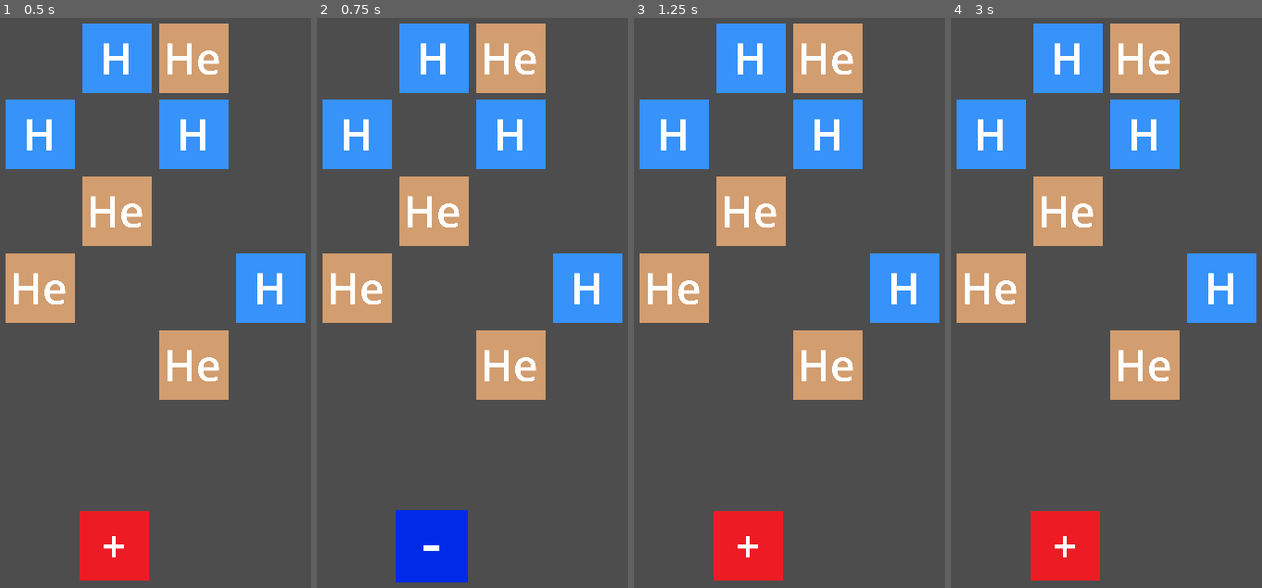
Above: before the commit, frames 1-4 (left to right).
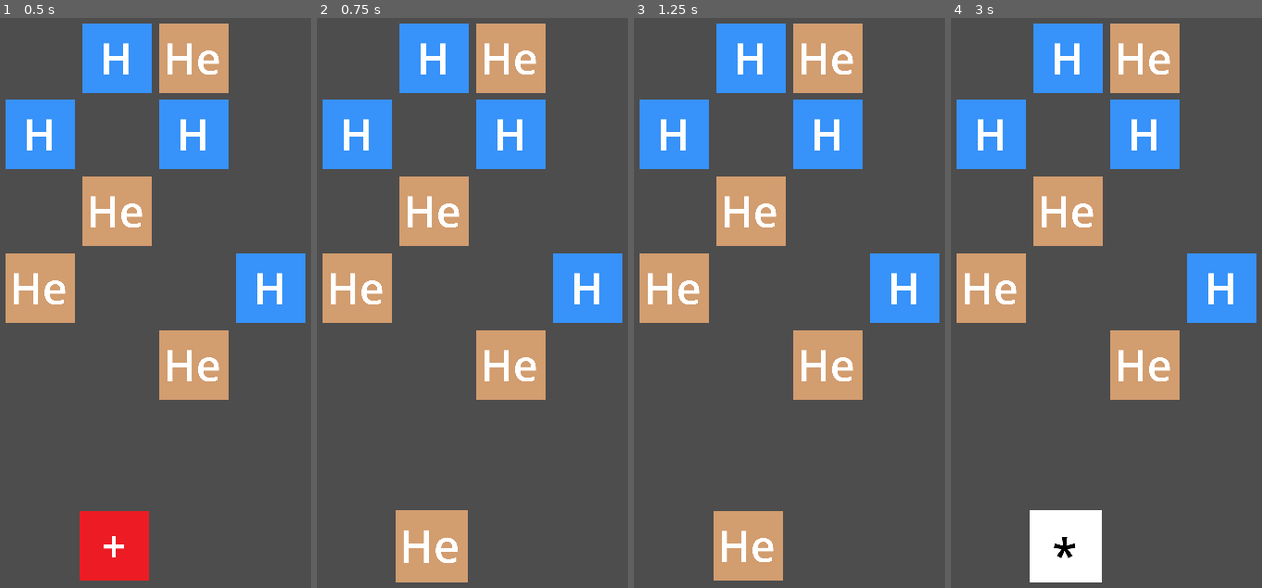
Above: after the commit, the same moments.

Repository: Ultree1/Moleculo
Game: Godot game, scene res://scenes/game_window.tscn
Same seed, same stepped clock (60 frames per second), same inputs: the game is played once before the commit and once after it.
Inputs (mouse positions are in pixels of both pictures, inside the frame that each line leads up to):
- Up to frame 1 (0.5 s): no input
- Up to frame 2 (0.75 s): tap Enter at 0.5 s; move the mouse to (522, 228) at 0.52 s; tap 2 (select_helium) at 0.6 s
- Up to frame 3 (1.25 s): tap = (select_plus) at 0.8 s
- Up to frame 4 (3 s): tap Space at 1.25, 2.75 s; move the mouse to (982, 303) at 1.27 s; tap = (select_plus) at 1.35 s; click (982, 303) at 1.55 s; tap Enter at 2 s; move the mouse to (1106, 103) at 2.02 s; click (1106, 103) at 2.1 s; tap E (key_e, bound only after the commit) at 2.3, 2.85 s; move the mouse to (1044, 411) at 2.77 s

Frame 1 is identical in both runs. In frame 2, 2.9% of the frame differs, in the area x 25-49%, y 86-100%; in frame 3, 2.7%; in frame 4, 2.9%.

Commit message:
Version1.3

Diff:
--- a/project.godot
+++ b/project.godot
@@ -82,6 +82,26 @@
 "events": [Object(InputEventMouseButton,"resource_local_to_scene":false,"resource_name":"","device":-1,"window_id":0,"a …(258 unchanged characters)…
 ]
 }
+key_q={
+"deadzone": 0.5,
+"events": [Object(InputEventKey,"resource_local_to_scene":false,"resource_name":"","device":-1,"window_id":0,"alt_pressed":false,"shift_pressed":false,"ctrl_pressed":false,"meta_pressed":false,"pressed":false,"keycode":0,"physical_keycode":81,"key_label":0,"unicode":113,"location":0,"echo":false,"script":null)
+]
+}
+key_w={
+"deadzone": 0.5,
+"events": [Object(InputEventKey,"resource_local_to_scene":false,"resource_name":"","device":-1,"window_id":0,"alt_pressed":false,"shift_pressed":false,"ctrl_pressed":false,"meta_pressed":false,"pressed":false,"keycode":0,"physical_keycode":87,"key_label":0,"unicode":119,"location":0,"echo":false,"script":null)
+]
+}
+key_e={
+"deadzone": 0.5,
+"events": [Object(InputEventKey,"resource_local_to_scene":false,"resource_name":"","device":-1,"window_id":0,"alt_pressed":false,"shift_pressed":false,"ctrl_pressed":false,"meta_pressed":false,"pressed":false,"keycode":0,"physical_keycode":69,"key_label":0,"unicode":101,"location":0,"echo":false,"script":null)
+]
+}
+key_r={
+"deadzone": 0.5,
+"events": [Object(InputEventKey,"resource_local_to_scene":false,"resource_name":"","device":-1,"window_id":0,"alt_pressed":false,"shift_pressed":false,"ctrl_pressed":false,"meta_pressed":false,"pressed":false,"keycode":0,"physical_keycode":82,"key_label":0,"unicode":114,"location":0,"echo":false,"script":null)
+]
+}
 
 [rendering]
 
--- a/scenes/atom.tscn
+++ b/scenes/atom.tscn
@@ -42,6 +42,8 @@
 [node name="atom" type="Node2D"]
 scale = Vector2(4, 4)
 script = ExtResource("1_2t0b0")
+movement_time = 0.2
+total_merge_time = 0.2
 movement_speed = 3.0
 
 [node name="Label" type="Label" parent="."]
--- a/scenes/atoms/beryllium_atom.tscn
+++ b/scenes/atoms/beryllium_atom.tscn
@@ -11,4 +11,4 @@
 text = "Be"
 
 [node name="Sprite" parent="." index="1"]
-modulate = Color(0.435451, 0.537099, 0.327861, 1)
+modulate = Color(0.279133, 0.561656, 0.454283, 1)
--- /dev/null
+++ b/scenes/atoms/boron_atom.tscn
@@ -0,0 +1,12 @@
+[gd_scene load_steps=2 format=3 uid="uid://bb8g6vwka13n5"]
+
+[ext_resource type="PackedScene" uid="uid://rlkyxbjk2kyc" path="res://scenes/atom.tscn" id="1_fej8p"]
+
+[node name="atom" instance=ExtResource("1_fej8p")]
+value = 5
+
+[node name="Label" parent="." index="0"]
+text = "B"
+
+[node name="Sprite" parent="." index="1"]
+modulate = Color(0.462455, 0.519612, 0.590983, 1)
--- /dev/null
+++ b/scenes/atoms/carbon_atom.tscn
@@ -0,0 +1,12 @@
+[gd_scene load_steps=2 format=3 uid="uid://cqx3pg14iknbd"]
+
+[ext_resource type="PackedScene" uid="uid://rlkyxbjk2kyc" path="res://scenes/atom.tscn" id="1_baurb"]
+
+[node name="atom" instance=ExtResource("1_baurb")]
+value = 6
+
+[node name="Label" parent="." index="0"]
+text = "C"
+
+[node name="Sprite" parent="." index="1"]
+modulate = Color(0.0910039, 0.10012, 0.120617, 1)
--- a/scenes/atoms/lithium_atom.tscn
+++ b/scenes/atoms/lithium_atom.tscn
@@ -9,4 +9,4 @@
 text = "Li"
 
 [node name="Sprite" parent="." index="1"]
-modulate = Color(0.544367, 0.7, 0.378, 1)
+modulate = Color(0.894151, 0.483636, 0.705996, 1)
--- /dev/null
+++ b/scenes/atoms/neutrino.tscn
@@ -0,0 +1,15 @@
+[gd_scene load_steps=2 format=3 uid="uid://dehbjhiuyybxc"]
+
+[ext_resource type="PackedScene" uid="uid://rlkyxbjk2kyc" path="res://scenes/atom.tscn" id="1_xbiu4"]
+
+[node name="atom" instance=ExtResource("1_xbiu4")]
+value = 8
+ability = "multiply"
+
+[node name="Label" parent="." index="0"]
+self_modulate = Color(0, 0, 0, 1)
+offset_left = -5.75
+offset_top = -11.0
+offset_right = 222.25
+offset_bottom = 535.0
+text = "*"
--- /dev/null
+++ b/scenes/atoms/nitrogen_atom.tscn
@@ -0,0 +1,12 @@
+[gd_scene load_steps=2 format=3 uid="uid://bn4hwsays0yk0"]
+
+[ext_resource type="PackedScene" uid="uid://rlkyxbjk2kyc" path="res://scenes/atom.tscn" id="1_4oyim"]
+
+[node name="atom" instance=ExtResource("1_4oyim")]
+value = 7
+
+[node name="Label" parent="." index="0"]
+text = "N"
+
+[node name="Sprite" parent="." index="1"]
+modulate = Color(0.384, 0.384, 0.8, 1)
--- /dev/null
+++ b/scenes/atoms/oxygen_atom.tscn
@@ -0,0 +1,12 @@
+[gd_scene load_steps=2 format=3 uid="uid://0n7t4wd2xb0l"]
+
+[ext_resource type="PackedScene" uid="uid://rlkyxbjk2kyc" path="res://scenes/atom.tscn" id="1_t3jhc"]
+
+[node name="atom" instance=ExtResource("1_t3jhc")]
+value = 8
+
+[node name="Label" parent="." index="0"]
+text = "O"
+
+[node name="Sprite" parent="." index="1"]
+modulate = Color(0.433395, 0.684536, 0.95687, 1)
--- a/scripts/Grid.gd
+++ b/scripts/Grid.gd
@@ -25,12 +25,16 @@
 	preload("res://scenes/atoms/helium_atom.tscn"),
 	preload("res://scenes/atoms/lithium_atom.tscn"),
 	preload("res://scenes/atoms/beryllium_atom.tscn"),
-
+	preload("res://scenes/atoms/boron_atom.tscn"),
+	preload("res://scenes/atoms/carbon_atom.tscn"),
+	preload("res://scenes/atoms/nitrogen_atom.tscn"),
+	preload("res://scenes/atoms/oxygen_atom.tscn")
 	]
 
 var special_atoms = [
 	preload("res://scenes/atoms/plus.tscn"),
-	preload("res://scenes/atoms/minus.tscn")
+	preload("res://scenes/atoms/minus.tscn"),
+	preload("res://scenes/atoms/neutrino.tscn")
 ]
 
 var held_atom = random_atom()
@@ -55,63 +59,74 @@
 	return array
 
 func merge_at(column, row):
-
+	print("merge called")
 	var storedValue = null
-
+	var left = []
+	var right = []
+	var up = []
+	var down = []
 	var center = atomArray[column][row]
-
-	var left = atomArray[posmod(column-1,width)][row]
-	var right = atomArray[posmod(column+1,width)][row]
-
-	var left2 = atomArray[posmod(column-2,width)][row]
-	var right2 = atomArray[posmod(column+2,width)][row]
-
-	var up = atomArray[column][posmod(row+1,width)]
-	var down = atomArray[column][posmod(row-1,width)]
-
-	var up2 = atomArray[column][posmod(row+2,width)]
-	var down2 = atomArray[column][posmod(row-2,width)]
-
+	var merge_time = center.total_merge_time
+	for i in range(0,2):
+		left.append(atomArray[posmod(column-(i+1),width)][row])
+		right.append(atomArray[posmod(column+(i+1),width)][row])
+		up.append(atomArray[column][posmod(row+(i+1),width)])
+		down.append(atomArray[column][posmod(row-(i+1),width)])
+
+	print(left)
 	#check if left and right neighboring atoms exist and aren't empty spaces
-	if left != null && right != null:
-		if left.value == right.value:
-			#storedValue is the value that the plus atom will end up being by the end of the merging process
-			if center.ability == "plus" && center != null:
-				storedValue = left.value
-			else:
-				storedValue = center.value
-			#delete left, right, and center atom
-
-			delete_atom(posmod(column-1,width), row)
-			delete_atom(posmod(column+1,width), row)
-			delete_atom(column, row)
-			#spawn new atom with proper value
-			spawn_atom(column, row, possible_atoms[storedValue+1])
-
-			#pull all atoms in row towards plus atom
-			move_atom(posmod(column-2, width), row, posmod(column-1,width), row)
-			move_atom(posmod(column+2, width), row, posmod(column+1,width), row)
-			merge_at(column, row)
-			return
-
-
-	if down != null && up != null:
-		if down.value == up.value:
-			if center.ability == "plus" && center != null:
-				storedValue = up.value
-			else:
-				storedValue = center.value
-			#delete left and right atom, then the plus itself
-			delete_atom(down)
-			delete_atom(up)
-			delete_atom(column, row)
-			#replace plus with the final value
-			spawn_atom(column, row, possible_atoms[storedValue+1])
-			#MAKE SURE TO ADD CHECK FOR NULL INSTANCE IN ATOM ARRAY
-			move_atom(column, posmod(row+2, height), column, posmod(row+1, height))
-			move_atom(column, posmod(row-2, height), column, posmod(row-1, height))
-			merge_at(column, row)
-			return
+	for i in range(0, 2):
+		if (left[i] != null && right[i] != null) && (left[i].value == right[i].value):
+				#storedValue is the value that the plus atom will end up being by the end of the merging process
+				if storedValue == null:
+					storedValue = left[i].value
+				else:
+					if left[i].value >= atomArray[column][row].value:
+						storedValue = left[i].value + 1
+					else:
+						storedValue += 1
+				#delete left, right, and center atom
+				left[i].z_index = -i
+				right[i].z_index = -i
+				left[i].move(column, row)
+				right[i].move(column, row)
+				await get_tree().create_timer(merge_time).timeout
+				delete_atom(left[i])
+				delete_atom(right[i])
+				delete_atom(column, row)
+				#spawn new atom with proper value
+				spawn_atom(column, row, possible_atoms[storedValue+1])
+				print(i)
+		else:
+			break
+	for i in range(0, 2):
+		if (down[i] != null && up[i] != null) && (down[i].value == up[i].value):
+				#storedValue is the value that the plus atom will end up being by the end of the merging process
+
+				if storedValue == null:
+					storedValue = down[i].value
+				else:
+					if up[i].value >= atomArray[column][row].value:
+						storedValue = down[i].value + 1
+					else:
+						storedValue += 1
+				#delete left, right, and center atom
+				down[i].z_index = -i
+				up[i].z_index = -i
+				down[i].move(column, row)
+				up[i].move(column, row)
+				await get_tree().create_timer(merge_time).timeout
+				delete_atom(up[i])
+				delete_atom(down[i])
+				delete_atom(column, row)
+				#spawn new atom with proper value
+				spawn_atom(column, row, possible_atoms[storedValue+1])
+
+		else:
+			break
+	if storedValue != null:
+		grid_logic()
+
 
 func random_atom():
 	var rand = floor(randf_range(0,2))
@@ -157,9 +172,6 @@
 	atom.position = grid_to_pixel(x, y)
 	atom.scale = Vector2(atom_scale, atom_scale)
 	atomArray[x][y] = atom
-	if atomArray[x][y].ability == "plus":
-		merge_at(x,y)
-		print(atomArray)
 
 func move_atom(x1,y1, x2,y2):
 	var atom = atomArray[x1][y1]
@@ -169,11 +181,19 @@
 
 func atom_select():
 	if Input.is_action_just_pressed("select_plus"):
-		cycle_held_atom(possible_atoms[0])
+		pass
 	if Input.is_action_just_pressed("select_hydrogen"):
 		cycle_held_atom(possible_atoms[1])
 	if Input.is_action_just_pressed("select_helium"):
+		cycle_held_atom(possible_atoms[2])
+	if Input.is_action_just_pressed("key_q"):
+		cycle_held_atom(possible_atoms[0])
+	if Input.is_action_just_pressed("key_w"):
 		cycle_held_atom(special_atoms[1])
+	if Input.is_action_just_pressed("key_e"):
+		cycle_held_atom(special_atoms[2])
+	if Input.is_action_just_pressed("key_r"):
+		cycle_held_atom(possible_atoms[0])
 
 func erase_input():
 	if Input.is_action_pressed("ui_erase"):
@@ -221,21 +241,25 @@
 				if atomArray[x][y] != null:
 					cycle_held_atom(atomArray[x][y])
 					delete_atom(atomArray[x][y])
-			if atomArray[x][y] == null:
+			if held_atom_instance.ability == "multiply":
+				if atomArray[x][y] != null:
+					cycle_held_atom(atomArray[x][y])
+			if atomArray[x][y] == null && (held_atom_instance.ability == "" or held_atom_instance.ability == "plus"):
 				#delete last held atom instance
 				held_atom_instance.queue_free()
 
 				spawn_atom(x,y, held_atom)
 				#update held atom with random atom (random atom returns an atom instance of
 				cycle_held_atom(random_atom())
-
+				grid_logic()
+func grid_logic():
+	for i in width:
+		for j in height:
+			if atomArray[i][j] != null && atomArray[i][j].ability == "plus":
+				merge_at(i,j)
 
 # Called every frame. 'delta' is the elapsed time since the previous frame.
 func _process(delta: float) -> void:
 	touch_input()
 	erase_input()
 	atom_select()
-	for i in width:
-		for j in height:
-			if atomArray[i][j] != null && atomArray[i][j].ability == "plus":
-				merge_at(i,j)
--- a/scripts/atom.gd
+++ b/scripts/atom.gd
@@ -10,7 +10,8 @@
 @onready var sprite = $Sprite
 @onready var grid = get_parent()
 @onready var anim = $AnimationPlayer
-
+@export var movement_time: float
+@export var total_merge_time: float
 @export var movement_speed:float = 1
 var velocity = Vector2(0,0)
 
@@ -24,13 +25,10 @@
 	appear()
 
 
-func move(direction):
-	var original_position = position
-	velocity = direction*(grid.offset*movement_speed)
-	await get_tree().create_timer(1/movement_speed).timeout
-	velocity = Vector2(0,0)
-	position = original_position + direction*grid.offset
-	pass
+func move(x,y):
+	var movement = create_tween()
+	z_index = -2
+	movement.tween_property($".", "position", grid.grid_to_pixel(x,y), movement_time).set_trans(Tween.TRANS_CUBIC)
 
 func appear():
 	anim.play("appear")
